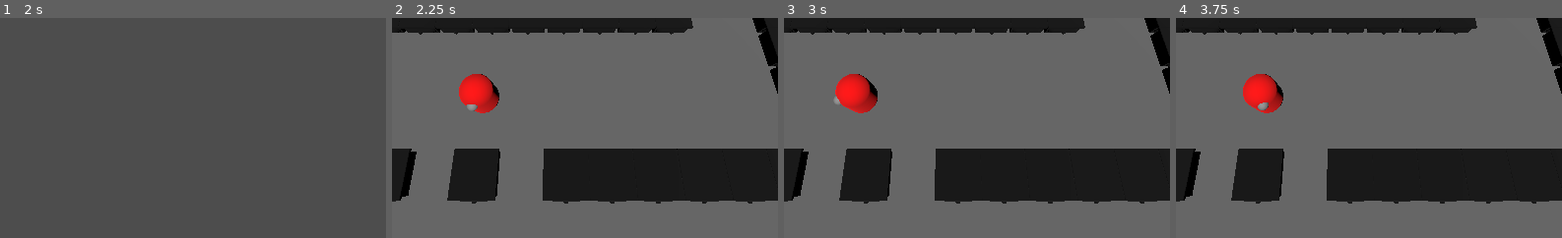
Above: before the commit, frames 1-4 (left to right).
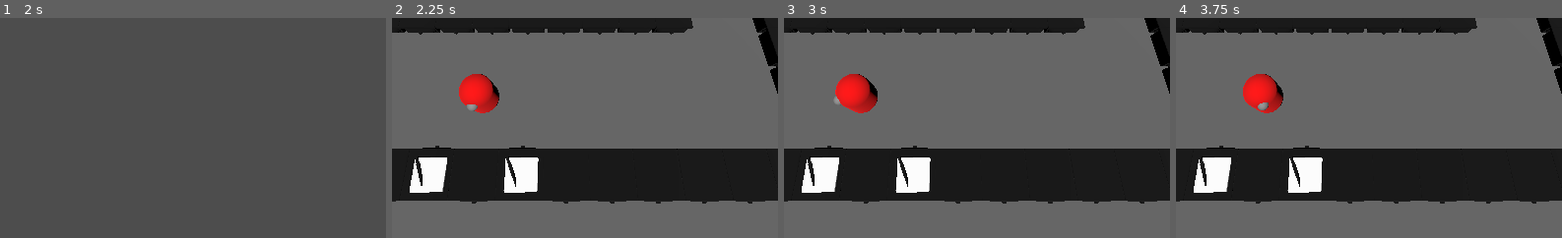
Above: after the commit, the same moments.

Repository: KFANullSense/TSE2025
Game: Godot game, scene res://Game Scenes/main_menu.tscn
Two runs of this game, one before a commit and one after it. Both use one fixed random seed, a clock stepped at 60 frames per second and the inputs below.
Inputs (mouse positions are % of the whole screen's width and height, from its top left):
- Up to frame 1 (2 s): click (51, 51) at 0.5 s; tap Enter (start) at 1.25 s; tap Space (Interact-2) at 1.35 s
- Up to frame 2 (2.25 s): tap Enter (start) at 2 s; tap S (downInput-2) at 2.1 s
- Up to frame 3 (3 s): tap Enter (start) at 2.75 s; tap A (leftInput-2) at 2.85 s
- Up to frame 4 (3.75 s): tap Enter (start) at 3.5 s; tap D (rightInput-2) at 3.6 s
The pictures show only the part of the screen within x 30-80%, y 50-100%; the shares and areas given below are measured in that part.

Frame 1 is identical in both runs. In frame 2, 5.7% of the frame differs, in the area x 2-40%, y 58-84%; in frame 3, 5.7%; in frame 4, 5.7%.

Commit message:
chopping and plating added

Diff:
--- a/Game Scenes/Level1.tscn
+++ b/Game Scenes/Level1.tscn
@@ -1,9 +1,10 @@
-[gd_scene load_steps=9 format=3 uid="uid://bhutm1v5xvtin"]
+[gd_scene load_steps=10 format=3 uid="uid://bhutm1v5xvtin"]
 
 [ext_resource type="Script" uid="uid://cvbghf1oaf0ra" path="res://Scripts/levelLoadScript.gd" id="1_54221"]
 [ext_resource type="PackedScene" uid="uid://bwbtksyfdsxun" path="res://Prefab Objects/CounterTops/bin.tscn" id="2_tprr5"]
 [ext_resource type="PackedScene" uid="uid://dko6f4vllq8kr" path="res://Prefab Objects/CounterTops/counter.tscn" id="3_sda3d"]
 [ext_resource type="PackedScene" uid="uid://b1jagbu23s8wx" path="res://Prefab Objects/Produce/onion_bin.tscn" id="5_45mkt"]
+[ext_resource type="PackedScene" uid="uid://coqlbo3wkm3r" path="res://Prefab Objects/CounterTops/Cutting_Counter.tscn" id="5_54221"]
 [ext_resource type="PackedScene" uid="uid://dkjudv3iwouwi" path="res://Prefab Objects/CounterTops/plateHolder.tscn" id="9_1ntic"]
 
 [sub_resource type="StandardMaterial3D" id="StandardMaterial3D_l4am2"]
@@ -40,6 +41,12 @@
 
 [node name="PlateHolder" parent="." instance=ExtResource("9_1ntic")]
 transform = Transform3D(1, 0, 0, 0, 1, 0, 0, 0, 1, -6, 0, 1)
+
+[node name="CuttingCounter" parent="." instance=ExtResource("5_54221")]
+transform = Transform3D(-1, 0, -8.74228e-08, 0, 1, 0, 8.74228e-08, 0, -1, -1, 0, 4)
+
+[node name="CuttingCounter2" parent="." instance=ExtResource("5_54221")]
+transform = Transform3D(-1, 0, 8.9407e-08, 0, 1, 0, -8.9407e-08, 0, -1, -3, 0, 4)
 
 [node name="CounterHolder" type="Node" parent="."]
 
--- a/Prefab Objects/CounterTops/Cutting_Counter.tscn
+++ b/Prefab Objects/CounterTops/Cutting_Counter.tscn
@@ -6,27 +6,20 @@
 [ext_resource type="PackedScene" uid="uid://dvomopr0i8nqo" path="res://Art Assets/Knife.fbx" id="3_3ewtu"]
 
 [sub_resource type="BoxShape3D" id="BoxShape3D_ojr0l"]
-size = Vector3(1.25415, 0.675537, 1.22589)
-
-[sub_resource type="BoxMesh" id="BoxMesh_6um8v"]
-size = Vector3(1, 0.5, 1)
+size = Vector3(1, 0.676, 1)
 
 [node name="CuttingCounter" type="StaticBody3D"]
 script = ExtResource("1_rl2r5")
 
 [node name="CollisionShape3D" type="CollisionShape3D" parent="."]
-transform = Transform3D(1, 0, 0, 0, 1, 0, 0, 0, 1, -0.0179443, 0.320502, 0.0450745)
+transform = Transform3D(1, 0, 0, 0, 1, 0, 0, 0, 1, 0, 0.321, 0)
 shape = SubResource("BoxShape3D_ojr0l")
 
 [node name="Counter" parent="." instance=ExtResource("1_e0lpf")]
+transform = Transform3D(1, 0, 0, 0, 1, 0, 0, 0, 1, 0, 0, 0)
 
 [node name="CuttingBoard" parent="." instance=ExtResource("2_rl2r5")]
-transform = Transform3D(80, 0, 0, 0, 80, 0, 0, 0, 80, -0.031107, 0.561563, -0.003914)
+transform = Transform3D(80, 0, 0, 0, 80, 0, 0, 0, 80, -0.031107, 0.510285, -0.003914)
 
 [node name="Knife" parent="." instance=ExtResource("3_3ewtu")]
-transform = Transform3D(81.2671, 0, 38.6737, 0, 90, 0, -38.6737, 0, 81.2671, 0.134782, 0.589942, -0.0151898)
-
-[node name="Cutting_Mesh" type="MeshInstance3D" parent="."]
-transform = Transform3D(1, 0, 0, 0, 1, 0, 0, 0, 1, 0, 0.269143, 0)
-visible = false
-mesh = SubResource("BoxMesh_6um8v")
+transform = Transform3D(81.2671, 0, 38.6737, 0, 90, 0, -38.6737, 0, 81.2671, 0.134782, 0.536941, -0.0151898)
--- a/Prefab Objects/mushroom.tscn
+++ b/Prefab Objects/mushroom.tscn
@@ -4,7 +4,7 @@
 [ext_resource type="ArrayMesh" uid="uid://dl53qx1pqkjh5" path="res://Art Assets/PC Computer - Overcooked - Mushroom/Mushroom.obj" id="1_hypgr"]
 
 [sub_resource type="BoxShape3D" id="BoxShape3D_hypgr"]
-size = Vector3(1, 0.63501, 0.840088)
+size = Vector3(1, 0.8, 0.84)
 
 [sub_resource type="StandardMaterial3D" id="StandardMaterial3D_euh80"]
 albedo_color = Color(0.54376, 0.247482, 2.88785e-07, 1)
@@ -23,17 +23,17 @@
 ingredient_type = 2
 
 [node name="CollisionShape3D" type="CollisionShape3D" parent="."]
-transform = Transform3D(1.00358, 0, 0, 0, 1.00358, 0, 0, 0, 1.00358, 0.0422763, 0.0216724, 0.00458872)
+transform = Transform3D(0.75, 0, 0, 0, 0.75, 0, 0, 0, 0.75, 0.0422763, 0.0216724, 0.00458872)
 shape = SubResource("BoxShape3D_hypgr")
 
 [node name="RawMesh" type="MeshInstance3D" parent="."]
 unique_name_in_owner = true
-transform = Transform3D(0.2, 0, 0, 0, 0.147462, 0, 0, 0, 0.2, 0, 0, 0)
+transform = Transform3D(0.16, 0, 0, 0, 0.16, 0, 0, 0, 0.16, 0, 0, 0)
 mesh = ExtResource("1_hypgr")
 
 [node name="ChoppedMesh" type="MeshInstance3D" parent="."]
 unique_name_in_owner = true
-transform = Transform3D(0.2, 0, 0, 0, 0.147462, 0, 0, 0, 0.2, 0, 0.0626969, 0)
+transform = Transform3D(0.8, 0, 0, 0, 0.587, 0, 0, 0, 0.8, 0.00284445, 0.0649901, -0.00058639)
 visible = false
 mesh = SubResource("CylinderMesh_1konn")
 skin = SubResource("Skin_e5tuo")
--- a/Prefab Objects/onion.tscn
+++ b/Prefab Objects/onion.tscn
@@ -4,7 +4,7 @@
 [ext_resource type="Script" uid="uid://cayo73x40iuog" path="res://Scripts/Ingredient Scripts/ingredient.gd" id="1_yb1xg"]
 
 [sub_resource type="BoxShape3D" id="BoxShape3D_7pwy8"]
-size = Vector3(1, 0.945557, 1)
+size = Vector3(0.75, 1, 0.75)
 
 [sub_resource type="StandardMaterial3D" id="StandardMaterial3D_yb1xg"]
 albedo_color = Color(0.54376, 0.247482, 2.88785e-07, 1)
@@ -22,17 +22,18 @@
 script = ExtResource("1_yb1xg")
 
 [node name="CollisionShape3D" type="CollisionShape3D" parent="."]
-transform = Transform3D(1, 0, 0, 0, 1, 0, 0, 0, 1, 0, 0.443372, 0)
+transform = Transform3D(0.75, 0, 0, 0, 0.75, 0, 0, 0, 0.75, 0.00115609, 0.353744, 0.0035938)
 shape = SubResource("BoxShape3D_7pwy8")
 
 [node name="RawMesh" type="MeshInstance3D" parent="."]
 unique_name_in_owner = true
+transform = Transform3D(0.75, 0, 0, 0, 0.75, 0, 0, 0, 0.75, 0, 0, 0)
 mesh = ExtResource("1_7pwy8")
 skeleton = NodePath("../..")
 
 [node name="ChoppedMesh" type="MeshInstance3D" parent="."]
 unique_name_in_owner = true
-transform = Transform3D(1, 0, 0, 0, 1, 0, 0, 0, 1, 0, 0.425173, 0)
+transform = Transform3D(0.75, 0, 0, 0, 0.75, 0, 0, 0, 0.75, 0, 0.425173, 0)
 visible = false
 mesh = SubResource("CylinderMesh_vfx55")
 skin = SubResource("Skin_nvjwh")
--- a/Prefab Objects/plate.tscn
+++ b/Prefab Objects/plate.tscn
@@ -4,15 +4,15 @@
 [ext_resource type="ArrayMesh" uid="uid://s0r2edxspok0" path="res://Art Assets/PlateModelFixed.obj" id="2_siadw"]
 
 [sub_resource type="BoxShape3D" id="BoxShape3D_7pwy8"]
-size = Vector3(1, 0.36088, 1)
+size = Vector3(1, 0.432993, 1)
 
 [node name="Plate" type="RigidBody3D" groups=["Ingredient"]]
 script = ExtResource("1_siadw")
 
 [node name="CollisionShape3D" type="CollisionShape3D" parent="."]
-transform = Transform3D(0.998068, 0, 0, 0, 0.998068, 0, 0, 0, 0.998068, 0, 0.135875, 0)
+transform = Transform3D(0.7, 0, 0, 0, 0.7, 0, 0, 0, 0.7, 0, 0.110635, 0)
 shape = SubResource("BoxShape3D_7pwy8")
 
 [node name="PlateModelFixed" type="MeshInstance3D" parent="."]
-transform = Transform3D(1.4, 0, 0, 0, 1.4, 0, 0, 0, 1.4, 0, 0, 0)
+transform = Transform3D(1.1, 0, 0, 0, 1.1, 0, 0, 0, 1.1, 0, 0, 0)
 mesh = ExtResource("2_siadw")
--- a/Scripts/Ingredient Scripts/ingredient.gd
+++ b/Scripts/Ingredient Scripts/ingredient.gd
@@ -1,4 +1,4 @@
-extends Node3D
+extends RigidBody3D
 
 class_name Ingredient
 
@@ -24,10 +24,6 @@
 func is_choppable() -> bool:
 	return not is_chopped
 
-func on_chop(delta: float):
-	# Optional: Add sound, particles, etc.
-	pass
-
 func finish_chopping():
 	if not is_chopped:
 		is_chopped = true
--- a/Scripts/Ingredient Scripts/ingredientStack.gd
+++ b/Scripts/Ingredient Scripts/ingredientStack.gd
@@ -14,13 +14,30 @@
 	if (ingredientToAdd is Ingredient):
 		if (currentIngredients.size() == 0 or localStackType == StackType.INGREDIENTS):
 			localStackType = StackType.INGREDIENTS
+			ingredientToAdd.reparent(self, true)
+			ingredientToAdd.freeze = true
+			ingredientToAdd.get_node("CollisionShape3D").disabled = true
+			ingredientToAdd.global_position = self.global_position + Vector3(0, 0 + 0.5 * (currentIngredients.size()),0)
+			ingredientToAdd.linear_velocity = Vector3.ZERO
+			ingredientToAdd.angular_velocity = Vector3.ZERO
 			currentIngredients.append(ingredientToAdd)
-			ingredientToAdd.reparent(self, true)
 
 	elif (ingredientToAdd is CookedFood):
 		if (ingredientToAdd.localFoodType == CookedFood.FoodType.SOUP and currentIngredients.size() == 0):
 			localStackType = StackType.SOUP
 			currentIngredients = ingredientToAdd.childIngredients.duplicate(true)
+
+	elif (ingredientToAdd is IngredientStack):
+		if (currentIngredients.size() == 0 and ingredientToAdd.currentIngredients.size() > 0):
+			for otherIngredient in ingredientToAdd.currentIngredients:
+				addIngredient(otherIngredient)
+
+			ingredientToAdd.currentIngredients = []
+		elif (currentIngredients.size() > 0 and ingredientToAdd.currentIngredients.size() == 0):
+			for localIngredient in currentIngredients:
+				ingredientToAdd.addIngredient(localIngredient)
+
+			currentIngredients = []
 
 	else:
 		push_warning("Trying to add an invalid ingredient to a stack.")
--- a/Scripts/Interactables/chopping_Counter.gd
+++ b/Scripts/Interactables/chopping_Counter.gd
@@ -1,33 +1,12 @@
-extends Node3D
+extends CounterTop
 
-@export var chopping_time_required: float = 2.0 # Total time required to chop in seconds
+class_name ChoppingCounter
 
-var current_ingredient: Node = null
+const CHOPPING_TIME: float = 2.0
+
 var chop_progress: float = 0.0
 
-@onready var chop_spot = $ChopSpot # A marker or position to place the ingredient
-
-func place_ingredient(ingredient: Node) -> bool:
-	if current_ingredient == null and ingredient.has_method("is_choppable") and ingredient.is_choppable():
-		current_ingredient = ingredient
-		chop_progress = 0.0
-		add_child(ingredient)
-		ingredient.global_transform = chop_spot.global_transform
-		return true
-	return false
-
-func remove_ingredient() -> Node:
-	var item = current_ingredient
-	current_ingredient = null
-	chop_progress = 0.0
-	return item
-
-# Called externally
-func do_interact(delta: float):
-	if current_ingredient and current_ingredient.has_method("on_chop"):
-		chop_progress += delta
-		current_ingredient.on_chop(delta)
-
-		if chop_progress >= chopping_time_required:
-			if current_ingredient.has_method("finish_chopping"):
-				current_ingredient.finish_chopping()
+func chopIngredient():
+	if (inventory is Ingredient):
+		await get_tree().create_timer(CHOPPING_TIME).timeout
+		inventory.finish_chopping()
--- a/Scripts/Interactables/counterTop.gd
+++ b/Scripts/Interactables/counterTop.gd
@@ -6,6 +6,19 @@
 
 func placeItem(itemToPlace) -> bool:
 	if inventory != null:
+		if (inventory is Ingredient and itemToPlace is IngredientStack):
+			itemToPlace.addIngredient(inventory)
+			inventory = null
+			return false
+
+		elif (inventory is IngredientStack and itemToPlace is Ingredient):
+			inventory.addIngredient(itemToPlace)
+			return true
+
+		elif (inventory is IngredientStack and itemToPlace is IngredientStack):
+			inventory.addIngredient(itemToPlace)
+			return false
+
 		return false
 
 	else:
@@ -13,9 +26,12 @@
 		itemToPlace.reparent(self, true)
 
 		itemToPlace.global_position = self.global_position + Vector3(0,1,0)
+		itemToPlace.linear_velocity = Vector3.ZERO
+		itemToPlace.angular_velocity = Vector3.ZERO
+
+		itemToPlace.get_node("CollisionShape3D").disabled = false
 
 		return true
-
 func pickupItem():
 	if inventory == null:
 		return null
--- a/Scripts/interactionHandler.gd
+++ b/Scripts/interactionHandler.gd
@@ -14,6 +14,9 @@
 
 	if (Input.is_action_just_pressed("Interact" + str(get_parent().localDeviceID))):
 		interactAction()
+
+	if (Input.is_action_just_pressed("use" + str(get_parent().localDeviceID))):
+		useAction()
 
 func interactAction() -> void:
 	if (is_colliding()):
@@ -36,6 +39,16 @@
 	else:
 		if (holding):
 			putDown()
+
+func useAction():
+	if (is_colliding()):
+		var hit = get_collider()
+
+		if hit is ChoppingCounter:
+			var player: PlayerMovement = get_parent() as PlayerMovement
+			player.canMove = false
+			await hit.chopIngredient()
+			player.canMove = true
 
 # Called every frame. 'delta' is the elapsed time since the previous frame.
 func _physics_process(_delta: float) -> void:
@@ -67,11 +80,6 @@
 	var result = localCounter.placeItem(inventory)
 
 	if (result == true):
-		inventory.linear_velocity = Vector3.ZERO
-		inventory.angular_velocity = Vector3.ZERO
-
-		inventory.get_node("CollisionShape3D").disabled = false
-
 		inventory = null
 		holding = false
 		print("counter put down")
--- a/Scripts/playerMovement.gd
+++ b/Scripts/playerMovement.gd
@@ -7,27 +7,32 @@
 
 var localDeviceID: int = -1
 
+var canMove = true;
+
 func handleMovement(delta: float):
-		# Add the gravity.
 	if not is_on_floor():
 		velocity += get_gravity() * delta
 
-	var input_dir := Input.get_vector("leftInput" + str(localDeviceID), "rightInput" + str(localDeviceID), "upInput" + str(localDeviceID), "downInput" + str(localDeviceID))
-	var direction := ( Vector3(input_dir.x, 0, input_dir.y)).normalized()
+	if (canMove):
+		var input_dir := Input.get_vector("leftInput" + str(localDeviceID), "rightInput" + str(localDeviceID), "upInput" + str(localDeviceID), "downInput" + str(localDeviceID))
+		var direction := ( Vector3(input_dir.x, 0, input_dir.y)).normalized()
 
-	if input_dir.length() > 0:
-		var target_pos = global_position - Vector3(input_dir.x, 0, input_dir.y)
-		var target_transform = transform.looking_at(target_pos, Vector3.UP)
-		transform.basis = transform.basis.slerp(target_transform.basis, ROTATION_SPEED * delta)
+		if input_dir.length() > 0:
+			var target_pos = global_position - Vector3(input_dir.x, 0, input_dir.y)
+			var target_transform = transform.looking_at(target_pos, Vector3.UP)
+			transform.basis = transform.basis.slerp(target_transform.basis, ROTATION_SPEED * delta)
 
 
 
-	if direction:
-		velocity.x = direction.x * SPEED
-		velocity.z = direction.z * SPEED
+		if direction:
+			velocity.x = direction.x * SPEED
+			velocity.z = direction.z * SPEED
+		else:
+			velocity.x = move_toward(velocity.x, 0, SPEED)
+			velocity.z = move_toward(velocity.z, 0, SPEED)
 	else:
-		velocity.x = move_toward(velocity.x, 0, SPEED)
-		velocity.z = move_toward(velocity.z, 0, SPEED)
+		velocity.x = 0
+		velocity.z = 0
 
 	move_and_slide()
 
--- a/project.godot
+++ b/project.godot
@@ -96,3 +96,13 @@
 "events": [Object(InputEventKey,"resource_local_to_scene":false,"resource_name":"","device":-1,"window_id":0,"alt_press …(191 unchanged characters)…
 ]
 }
+use={
+"deadzone": 0.5,
+"events": [Object(InputEventJoypadButton,"resource_local_to_scene":false,"resource_name":"","device":-1,"button_index":2,"pressure":0.0,"pressed":true,"script":null)
+]
+}
+use-2={
+"deadzone": 0.2,
+"events": [Object(InputEventKey,"resource_local_to_scene":false,"resource_name":"","device":-1,"window_id":0,"alt_pressed":false,"shift_pressed":false,"ctrl_pressed":false,"meta_pressed":false,"pressed":false,"keycode":0,"physical_keycode":4194326,"key_label":0,"unicode":0,"location":0,"echo":false,"script":null)
+]
+}
Not shown: 1 places in Prefab Objects/CounterTops/Cutting_Counter.tscn that only renumber resources
